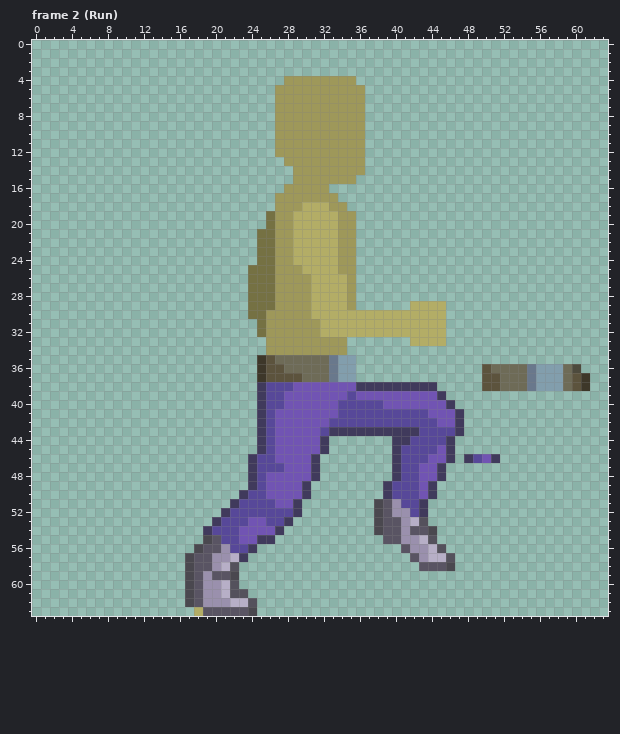
A pixel-art file gets an edit: Workfiles/newCharacter.aseprite. Above: the version before the commit.
64x64 pixels, 13 frames. Colours within 5 levels of each other are drawn and written as one. Shown: frame 2 (Run). The commit also changed other frames, which this record leaves out.
After:
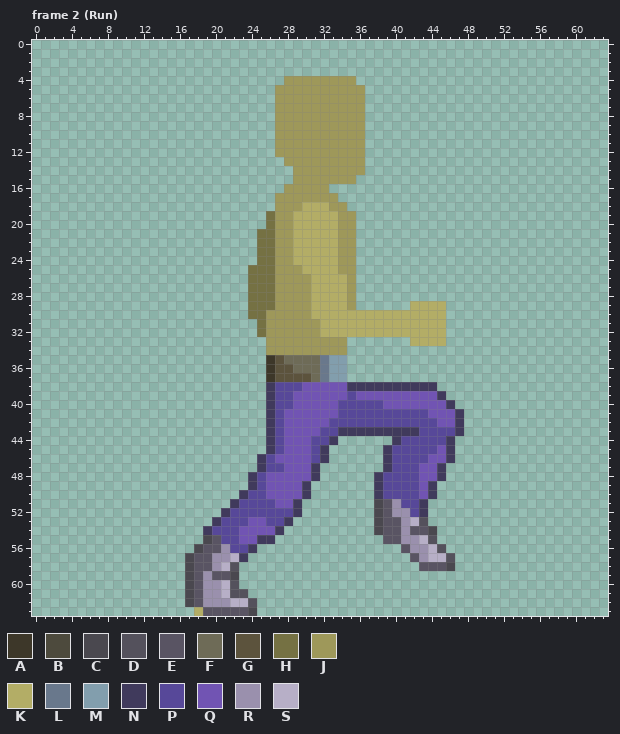
Palette (. is transparent): A #3d3729  B #4d4a3d  C #4a484f  D #54515c  E #595463  F #6e6b57  G #5c533d  H #757143  J #9e985a  K #b3ad66  L #69788c  M #829ead  N #403a5c  P #574899  Q #7154b3  R #9a90ad  S #b7afc7
Changes in this commit:
Changed rows in their new state; - is an unchanged pixel.
Frame 2 (Run), layer "trousers":
first column x 24:
35 -.AG----LM-.--------------------------
36 -.A-G---LM-.--------------...........-
37 -.A---G-LM-.--------------............
38 -.N--P-----N--------------............
39 -.N-P---------------------------------
40 -.N-P---------------------------------
41 -.NP----------------------------------
42 -.NP----------------------------------
43 -.NP-----P----------------------------
44 -.NP---PPN-------P--------------------
45 -.NP---P-------NP---------------------
46 .N-----PN------NP-------....----------
47 .N-------------NP---------------------
48 --------------NPP---------------------
49 --------------NP----------------------
50 --------------NP----------------------
